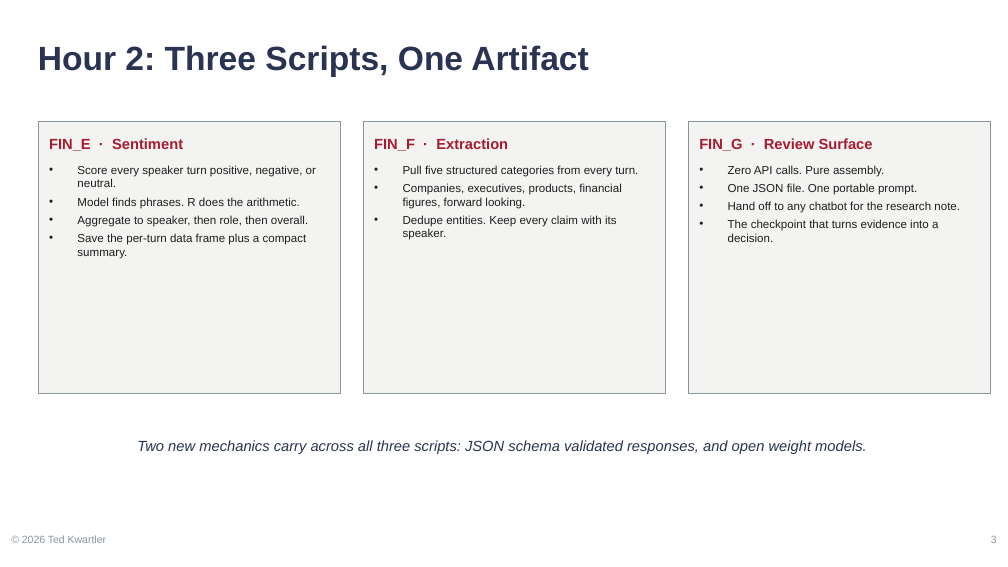
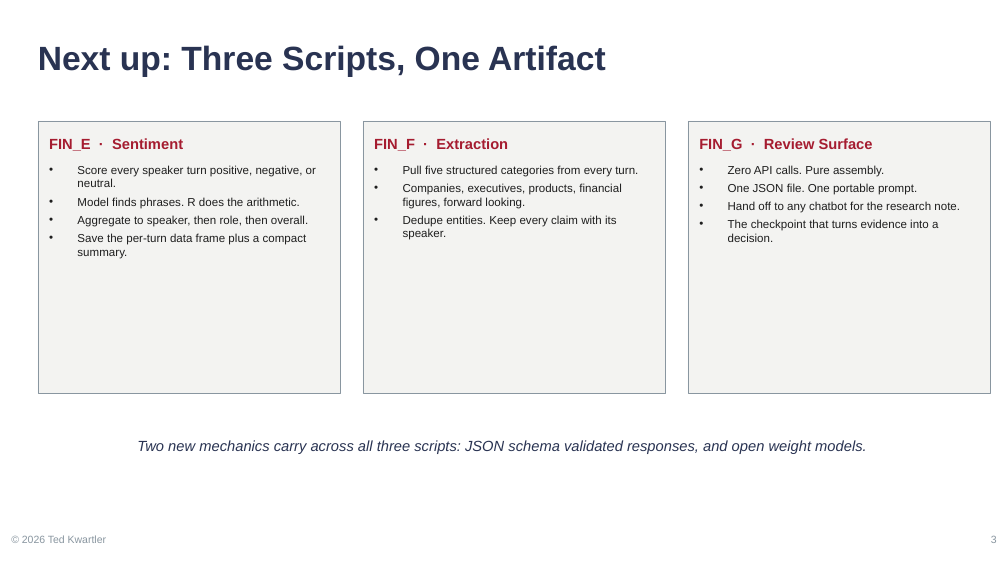
Before and after one commit to kwartler/vienna-genai-finance-course, a slide deck: slide 3 of lessons/day2-finance/B_finance_harvard.pptx. Drawn at 1008x567 pixels with LibreOffice and Linux fonts; fonts in the diff are those of the drawing. Boxes give left, top, right and bottom in pixels: in the first picture for what was removed or moved away, otherwise in the second. Text is boxed around its words. In the diff, an @@ line names an element or a change of style, - is before the commit and + after.

Commit message:
update day 1 pptx update day 2 finance scripts and ppts

```diff
--- a/lessons/day2-finance/B_finance_harvard.pptx
+++ b/lessons/day2-finance/B_finance_harvard.pptx
@@ text at (38,45,606,77): text changed @@
-Hour 2: Three Scripts, One Artifact
+Next up: Three Scripts, One Artifact
```
Also in this commit, not shown: 6 other slides changed, 26 other files.
